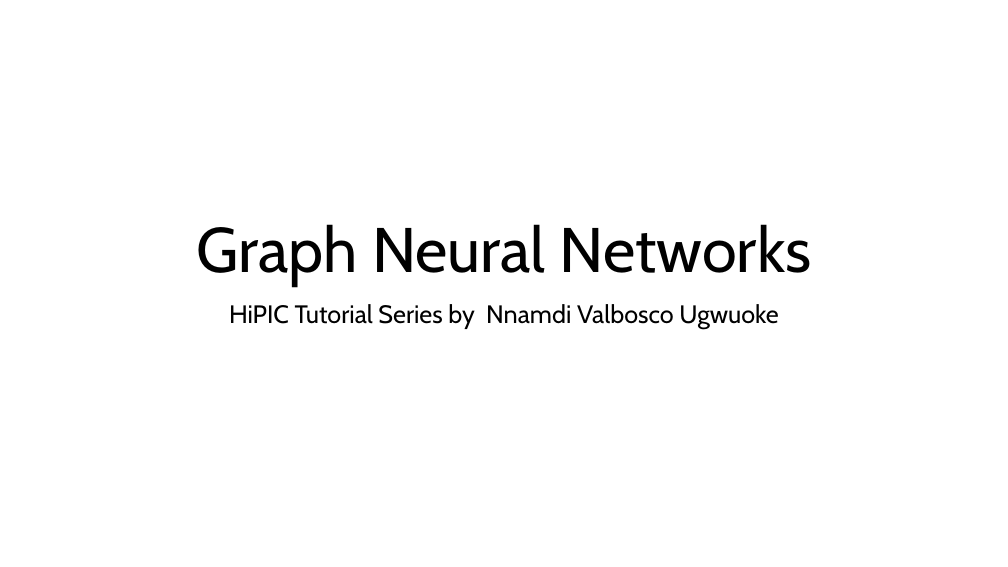
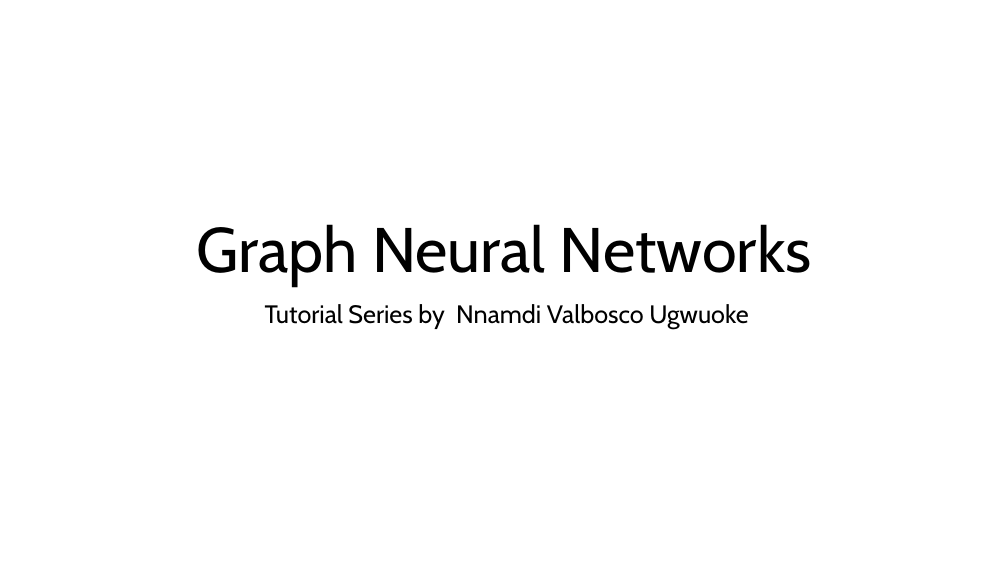
Before and after one commit to valbosco/gnn_tutorials, a slide deck: slide 1 of Tutorial1_Slide.pptm. Drawn at 1008x567 pixels with LibreOffice and Linux fonts; fonts in the diff are those of the drawing. Boxes give left, top, right and bottom in pixels: in the first picture for what was removed or moved away, otherwise in the second. Text is boxed around its words. In the diff, an @@ line names an element or a change of style, - is before the commit and + after.

Commit message:
tutorial 1.0

```diff
--- a/Tutorial1_Slide.pptm
+++ b/Tutorial1_Slide.pptm
@@ subtitle at [265, 304, 748, 329]: text changed @@
-HiPIC Tutorial Series by Nnamdi Valbosco Ugwuoke
+Tutorial Series by Nnamdi Valbosco Ugwuoke
```
